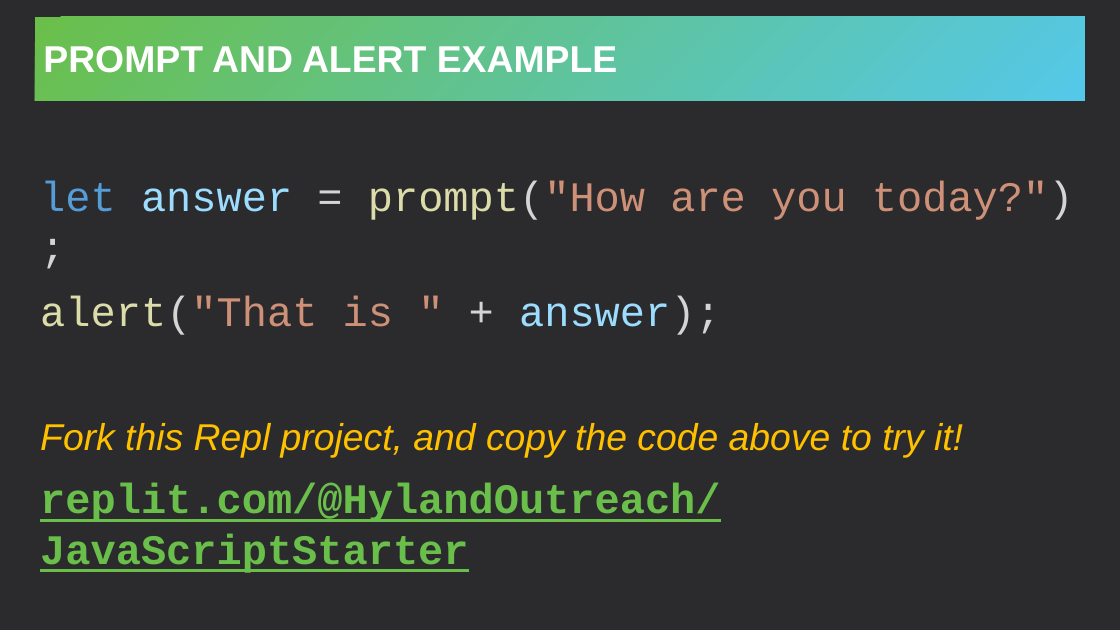
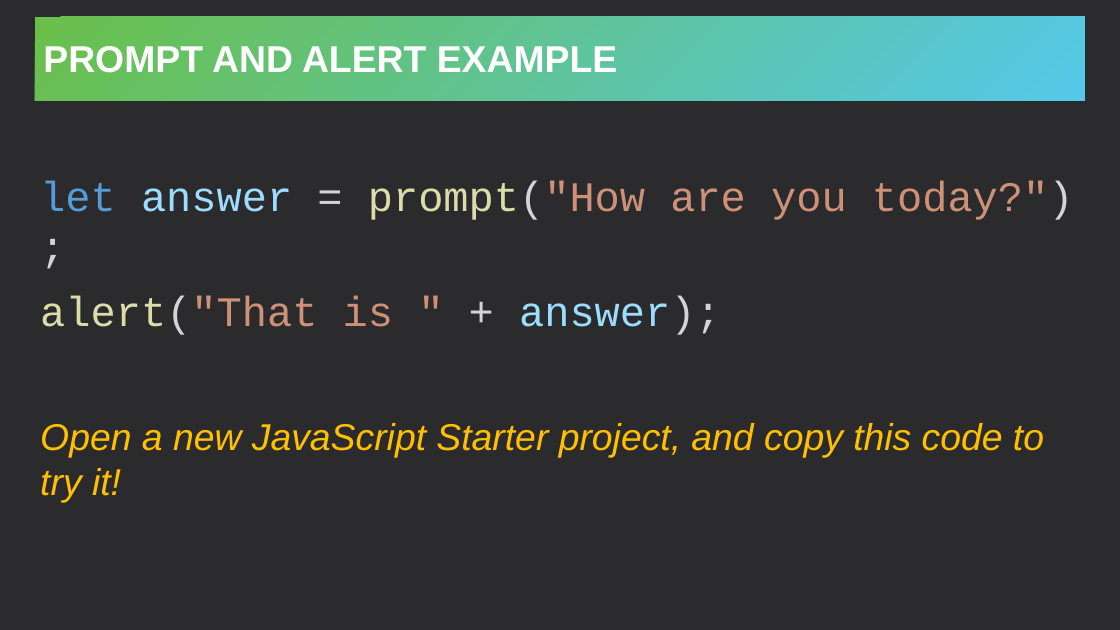
Before and after one commit to hytechclub/web-102, a slide deck: slide 10 of IntroToJS/JavaScriptVariables.pptx. Drawn at 1120x630 pixels with LibreOffice and Linux fonts; fonts in the diff are those of the drawing. Boxes give left, top, right and bottom in pixels: in the first picture for what was removed or moved away, otherwise in the second. Text is boxed around its words. In the diff, an @@ line names an element or a change of style, - is before the commit and + after.

```diff
--- a/IntroToJS/JavaScriptVariables.pptx
+++ b/IntroToJS/JavaScriptVariables.pptx
@@ text at <box>40,423,1044,502</box>: text changed @@
-Fork this Repl project, and copy the code above to try it!
-replit.com/@HylandOutreach/JavaScriptStarter
+Open a new JavaScript Starter project, and copy this code to try it!
```
Also in this commit, not shown: 2 other slides changed, 8 other files.
